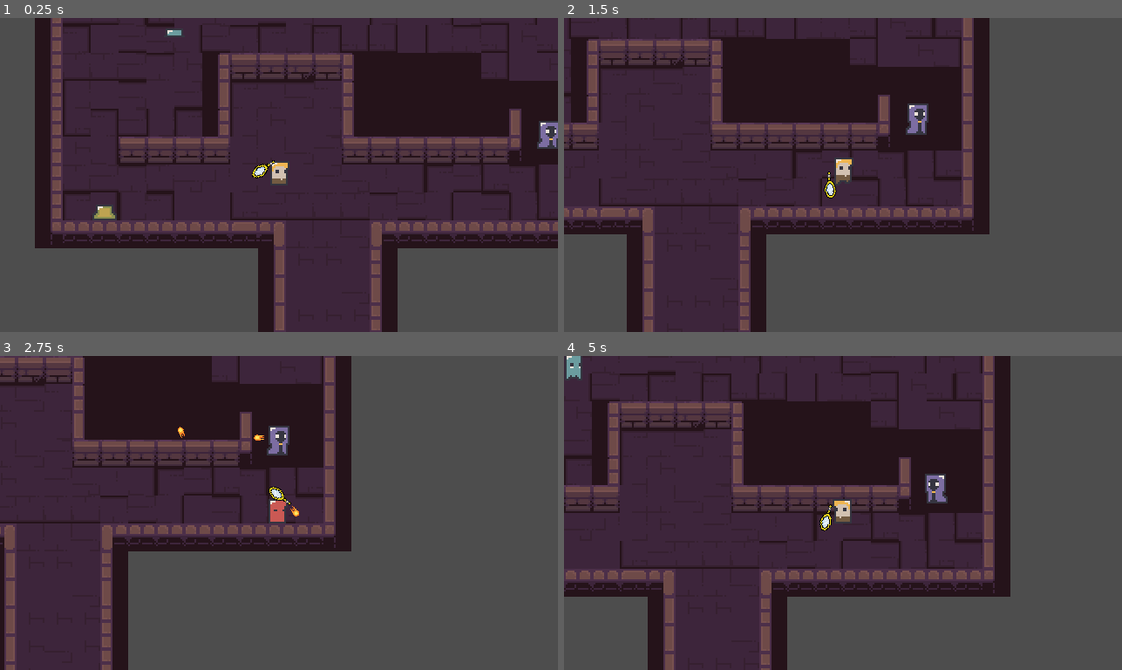
Above: before the commit, frames 1-4 (two rows, left to right).
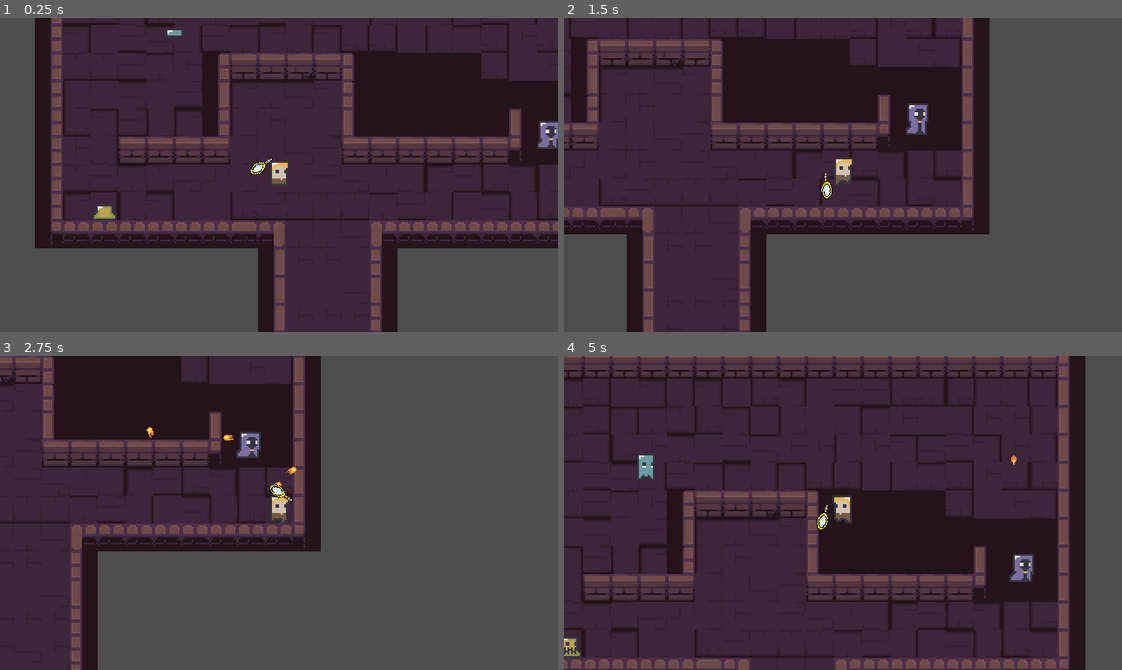
Above: after the commit, the same moments.

Repository: Z3BINI/mirror-attack
Game: Godot game, scene res://scenes/levels/test_level.tscn
The game is run twice, just before and just after one commit, with the same random seed, the same clock (stepped at 60 frames per second) and the same inputs. The project has no main scene, so this scene is started directly.
Inputs (mouse positions are in pixels of both pictures, inside the frame that each line leads up to):
- Up to frame 1 (0.25 s): no input
- Up to frame 2 (1.5 s): move the mouse to (965, 159) at 0.52 s; hold D (move_right) 0.53-1.28 s; tap F (dash) at 0.6 s; move the mouse to (731, 190) at 1.27 s; hold S (move_down) from 1.28 s (still down); tap Shift (sprint) at 1.35 s
- Up to frame 3 (2.75 s): move the mouse to (334, 443) at 2.02 s; release S (move_down) at 2.03 s; hold D (move_right) from 2.03 s (still down); tap F (dash) at 2.1 s
- Up to frame 4 (5 s): move the mouse to (815, 575) at 2.77 s; release D (move_right) at 2.78 s; hold W (move_up) 2.78-3.53 s; tap Shift (sprint) at 2.85, 4.35 s; move the mouse to (1010, 560) at 3.52 s; hold A (move_left) from 3.53 s (still down); tap F (dash) at 3.6 s; move the mouse to (675, 465) at 4.27 s

The runs differ from the first frame. In frame 1, 0.1% of the frame differs, in the area x 44-50%, y 44-52%; in frame 2, 0.1%; in frame 3, 16%; in frame 4, 56%, in the area x 0-94%, y 0-100%.

Commit message:
tunned player collision shape and mirror
Made it more fun and predictable to bounce the projectile.

Diff:
--- a/scenes/player/mirror.tscn
+++ b/scenes/player/mirror.tscn
@@ -4,9 +4,8 @@
 [ext_resource type="Script" path="res://scripts/player/mirror.gd" id="2_8x1kc"]
 [ext_resource type="Texture2D" uid="uid://cinswdm4iauc7" path="res://assets/dungeonSprites_ v1.5/mHeroHand_.png" id="2_aw8rh"]
 
-[sub_resource type="CapsuleShape2D" id="CapsuleShape2D_642yx"]
-radius = 6.0
-height = 20.0
+[sub_resource type="RectangleShape2D" id="RectangleShape2D_nbxws"]
+size = Vector2(4, 30)
 
 [node name="Mirror" type="Sprite2D"]
 scale = Vector2(0.5, 0.5)
@@ -22,5 +21,5 @@
 collision_mask = 44
 
 [node name="CollisionShape2D" type="CollisionShape2D" parent="ReflectDetect"]
-position = Vector2(0, -16)
-shape = SubResource("CapsuleShape2D_642yx")
+position = Vector2(0, -11)
+shape = SubResource("RectangleShape2D_nbxws")
--- a/scenes/player/player.tscn
+++ b/scenes/player/player.tscn
@@ -104,7 +104,7 @@
 height = 10.0
 
 [sub_resource type="RectangleShape2D" id="RectangleShape2D_t2tti"]
-size = Vector2(10, 16)
+size = Vector2(6, 12)
 
 [node name="Player" type="CharacterBody2D"]
 z_index = 5
@@ -131,7 +131,7 @@
 [node name="HandPos" type="Node2D" parent="."]
 
 [node name="Mirror" parent="HandPos" instance=ExtResource("3_dko47")]
-position = Vector2(8, 0)
+position = Vector2(10, 0)
 
 [node name="Feet" type="CollisionShape2D" parent="."]
 position = Vector2(0, 5)
